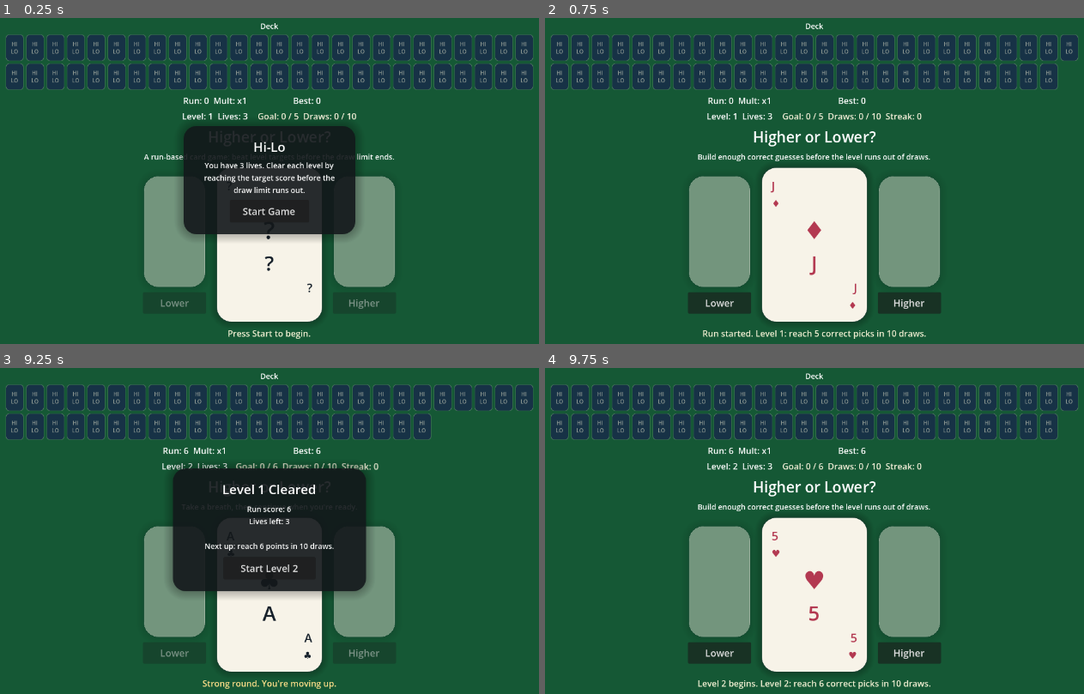
Above: before the commit, frames 1-4 (two rows, left to right).
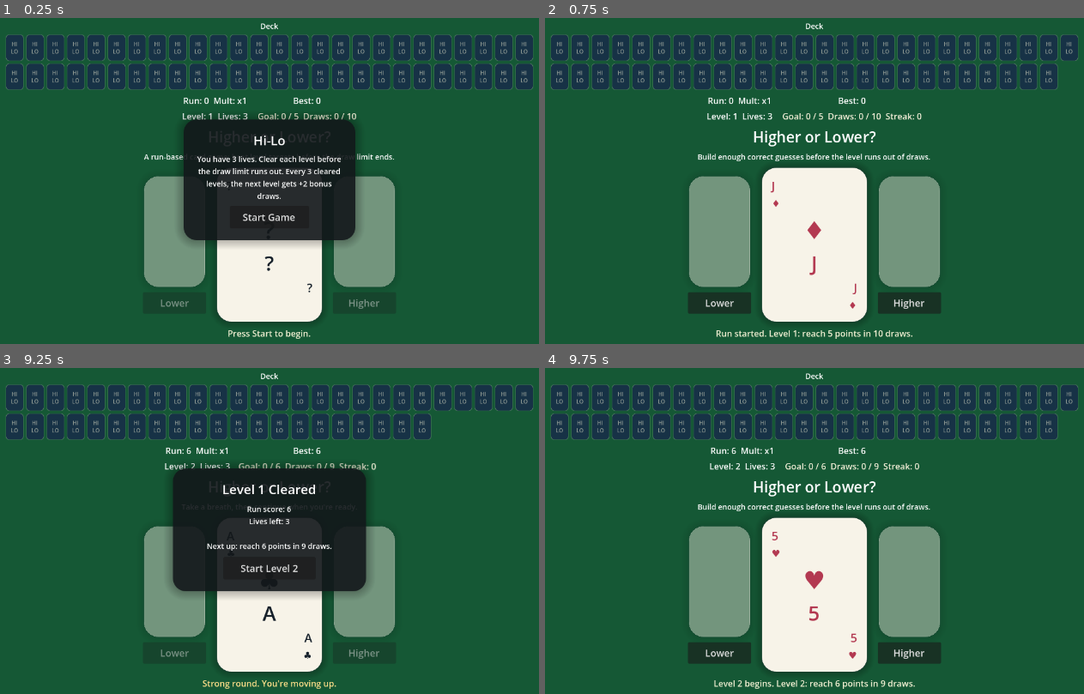
Above: after the commit, the same moments.

Repository: Vasile70Tanasa/hi-lo-godot
Game: Godot game, scene res://scenes/main.tscn
Same seed, same stepped clock (60 frames per second), same inputs: the game is played once before the commit and once after it.
Inputs:
- Up to frame 1 (0.25 s): no input
- Up to frame 2 (0.75 s): click "Start Game" at 0.5 s
- Up to frame 3 (9.25 s): click "Lower" at 1.25 s; click "HI LO" at 2 s; click "Higher" at 3.5 s; click "HI LO" at 4.25 s; click "Lower" at 5.75 s; click "HI LO" at 6.5 s; click "Higher" at 8 s; click "HI LO" at 8.75 s
- Up to frame 4 (9.75 s): click "Start Level 2" at 9.5 s

The runs differ from the first frame. In frame 1, 3.5% of the frame differs, in the area x 34-66%, y 29-70%; in frame 2, 0.5%; in frame 3, 0.8%; in frame 4, 1.2%.

Commit message:
Tighten level pacing and add periodic draw bonus

Diff:
--- a/scenes/main.tscn
+++ b/scenes/main.tscn
@@ -536,7 +536,7 @@
 [node name="StartText" type="Label" parent="StartOverlay/StartPanel/StartMargin/StartVBox"]
 layout_mode = 2
 theme_override_font_sizes/font_size = 14
-text = "You have 3 lives. Clear each level by reaching the target score before the draw limit runs out."
+text = "You have 3 lives. Clear each level before the draw limit runs out. Every 3 cleared levels, the next level gets +2 bonus draws."
 horizontal_alignment = 1
 autowrap_mode = 3
 
--- a/scripts/game_state.gd
+++ b/scripts/game_state.gd
@@ -4,11 +4,13 @@
 const DEFAULT_LIVES := 3
 const LEVEL_CONFIGS: Array[Dictionary] = [
 	{"target": 5, "draw_limit": 10},
-	{"target": 6, "draw_limit": 10},
-	{"target": 7, "draw_limit": 11},
-	{"target": 8, "draw_limit": 12},
-	{"target": 9, "draw_limit": 12},
+	{"target": 6, "draw_limit": 9},
+	{"target": 7, "draw_limit": 8},
+	{"target": 8, "draw_limit": 8},
+	{"target": 9, "draw_limit": 7},
 ]
+const NEXT_LEVEL_BONUS_DRAWS := 2
+const BONUS_UNLOCK_INTERVAL := 3
 
 var lives: int = DEFAULT_LIVES
 var level_index: int = 0
@@ -16,6 +18,8 @@
 var level_score: int = 0
 var draws_used: int = 0
 var current_streak: int = 0
+var active_bonus_draws: int = 0
+var queued_bonus_draws: int = 0
 
 func _init() -> void:
 	start_new_run()
@@ -24,6 +28,8 @@
 	lives = DEFAULT_LIVES
 	level_index = 0
 	run_score = 0
+	active_bonus_draws = 0
+	queued_bonus_draws = 0
 	_reset_level_progress()
 
 func get_level_number() -> int:
@@ -33,7 +39,13 @@
 	return int(get_current_level_config().get("target", 5))
 
 func get_level_draw_limit() -> int:
+	return get_base_level_draw_limit() + active_bonus_draws
+
+func get_base_level_draw_limit() -> int:
 	return int(get_current_level_config().get("draw_limit", 10))
+
+func get_active_bonus_draws() -> int:
+	return active_bonus_draws
 
 func get_current_level_config() -> Dictionary:
 	if level_index < LEVEL_CONFIGS.size():
@@ -42,7 +54,7 @@
 	var extra_level_index: int = level_index - LEVEL_CONFIGS.size()
 	return {
 		"target": 10 + extra_level_index,
-		"draw_limit": 13 + int(extra_level_index / 2),
+		"draw_limit": maxi(7 - int((extra_level_index + 1) / 2), 5),
 	}
 
 func get_streak_multiplier() -> int:
@@ -82,14 +94,23 @@
 		"advanced_level": false,
 		"level_number": get_level_number(),
 		"lives_left": lives,
+		"bonus_unlocked": false,
+		"next_level_bonus_draws": active_bonus_draws,
 	}
 
 	if level_score >= get_level_target():
+		var cleared_level_number: int = get_level_number()
+		if cleared_level_number % BONUS_UNLOCK_INTERVAL == 0:
+			queued_bonus_draws = NEXT_LEVEL_BONUS_DRAWS
+			result["bonus_unlocked"] = true
 		level_index += 1
+		active_bonus_draws = queued_bonus_draws
+		queued_bonus_draws = 0
 		result["level_completed"] = true
 		result["advanced_level"] = true
 		result["next_level_number"] = get_level_number()
-		result["level_number"] = level_index
+		result["level_number"] = cleared_level_number
+		result["next_level_bonus_draws"] = active_bonus_draws
 		_reset_level_progress()
 		return result
 
--- a/scripts/main.gd
+++ b/scripts/main.gd
@@ -170,11 +170,17 @@
 func _current_level_brief() -> String:
 	if game_state == null:
 		return ""
-	return "Level %d: reach %d correct picks in %d draws." % [
+	var brief: String = "Level %d: reach %d points in %d draws" % [
 		game_state.get_level_number(),
 		game_state.get_level_target(),
 		game_state.get_level_draw_limit(),
 	]
+	var bonus_draws: int = game_state.get_active_bonus_draws()
+	if bonus_draws > 0:
+		brief += " (%d bonus draws active)." % bonus_draws
+	else:
+		brief += "."
+	return brief
 
 func _update_deck_label() -> void:
 	if start_overlay.visible:
@@ -621,8 +627,7 @@
 	_reset_choice_slots()
 
 	if bool(outcome.get("level_completed", false)):
-		var cleared_level_number: int = int(outcome.get("level_number", game_state.get_level_number() - 1))
-		_show_level_clear_overlay(cleared_level_number)
+		_show_level_clear_overlay(outcome)
 		return true
 
 	if bool(outcome.get("run_over", false)):
@@ -726,10 +731,13 @@
 	_update_status_labels()
 	call_deferred("_start_remaining_deck_reveal")
 
-func _show_level_clear_overlay(cleared_level_number: int) -> void:
+func _show_level_clear_overlay(outcome: Dictionary) -> void:
 	if game_state == null:
 		return
-	var next_level_number: int = game_state.get_level_number()
+	var cleared_level_number: int = int(outcome.get("level_number", game_state.get_level_number() - 1))
+	var next_level_number: int = int(outcome.get("next_level_number", game_state.get_level_number()))
+	var next_level_bonus_draws: int = int(outcome.get("next_level_bonus_draws", game_state.get_active_bonus_draws()))
+	var bonus_unlocked: bool = bool(outcome.get("bonus_unlocked", false))
 	level_title.text = "Level %d Cleared" % cleared_level_number
 	level_text.text = "Run score: %d\nLives left: %d\n\nNext up: reach %d points in %d draws." % [
 		game_state.run_score,
@@ -737,10 +745,17 @@
 		game_state.get_level_target(),
 		game_state.get_level_draw_limit(),
 	]
+	if next_level_bonus_draws > 0:
+		level_text.text += "\nBonus active: +%d draws for Level %d." % [next_level_bonus_draws, next_level_number]
+	elif bonus_unlocked:
+		level_text.text += "\nBonus unlocked for the next level."
 	level_continue_button.text = "Start Level %d" % next_level_number
 	pending_level_intro_message = "Level %d begins. %s" % [next_level_number, _current_level_brief()]
 	subtitle_label.text = "Take a breath, then continue when you're ready."
-	_set_result_text("Strong round. You're moving up.", RESULT_WIN)
+	if bonus_unlocked:
+		_set_result_text("Strong round. Reward unlocked: +2 draws for the next level.", RESULT_WIN)
+	else:
+		_set_result_text("Strong round. You're moving up.", RESULT_WIN)
 	level_overlay.visible = true
 
 func _on_level_continue_pressed() -> void:
